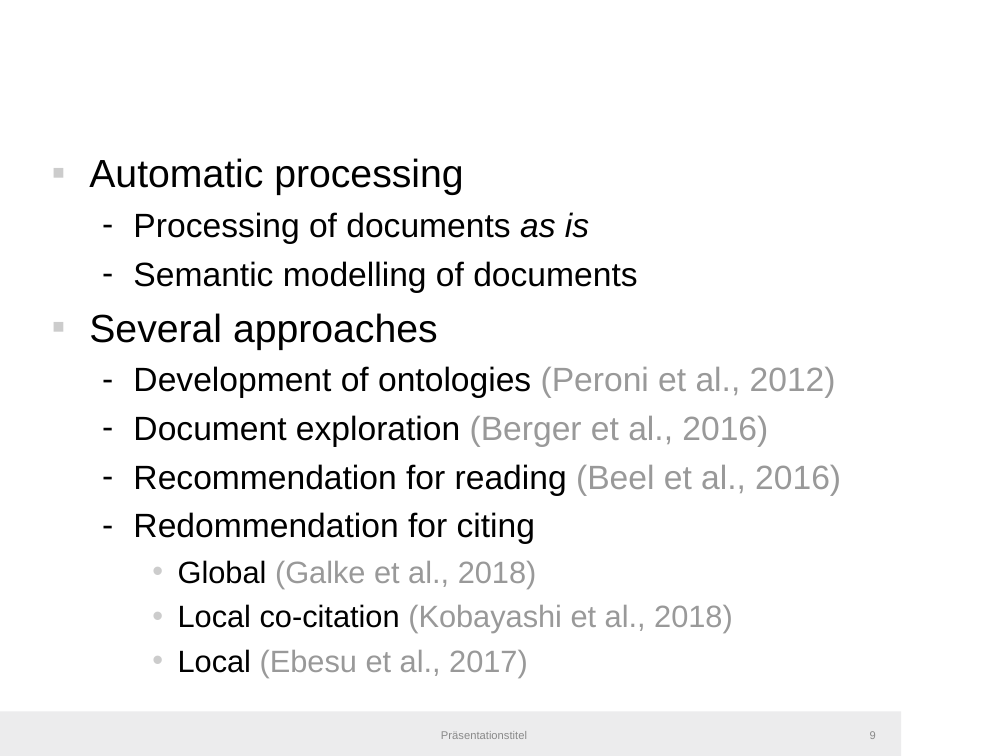
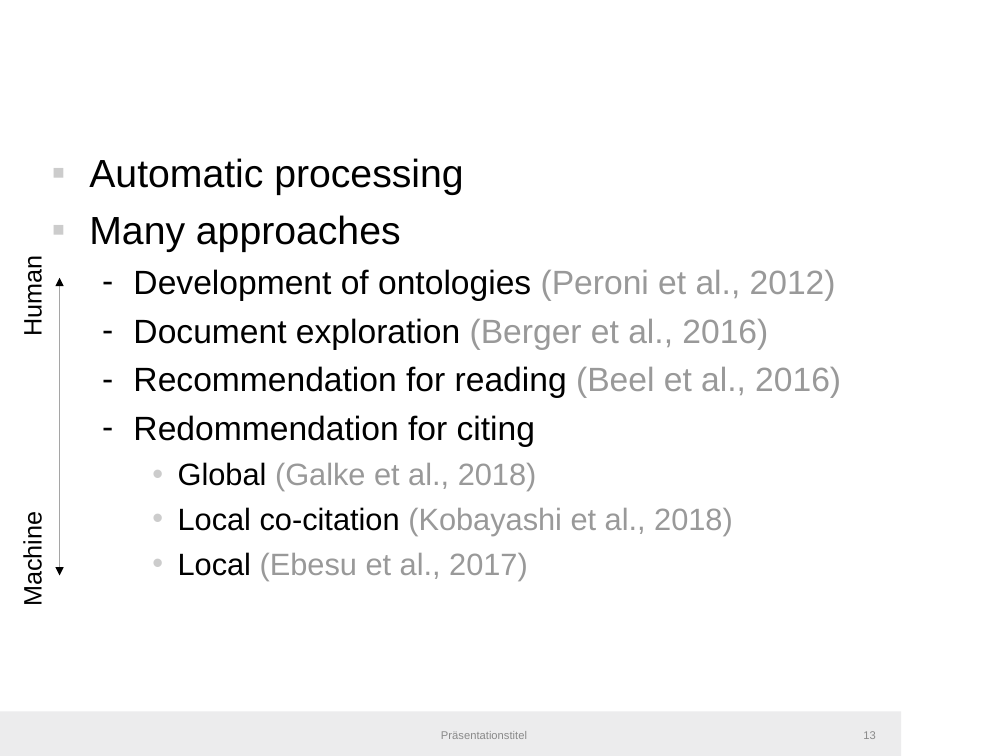
Before and after one commit to IllDepence/master_thesis, a slide deck: slide 13 of pres/pres.odp (slide 9 before the commit). Drawn at 1008x756 pixels with LibreOffice and Linux fonts; fonts in the diff are those of the drawing; background and template pictures are left out. Boxes give left, top, right and bottom in pixels: in the first picture for what was removed or moved away, otherwise in the second. Text is boxed around its words. In the diff, an @@ line names an element or a change of style, - is before the commit and + after.

```diff
--- a/pres/pres.odp
+++ b/pres/pres.odp
@@ text at box(89, 215, 401, 252): text changed; size 24 to 28 pt @@
-  – Processing of documents as is
-  – Semantic modelling of documents
-▪ Several approaches
+▪ Many approaches
@@ text added at box(19, 264, 47, 334), 18 pt, text #000000 @@
+Human
@@ double arrow added from (59, 278) to (59, 576), #000000 0 pt @@
@@ text added at box(19, 520, 47, 603), 18 pt, text #000000 @@
+Machine
@@ page number at box(863, 731, 875, 739): text changed @@
-9
+13
```
Also in this commit, not shown: 10 other slides changed, 10 slides added, 4 slides removed, 5 other files.
